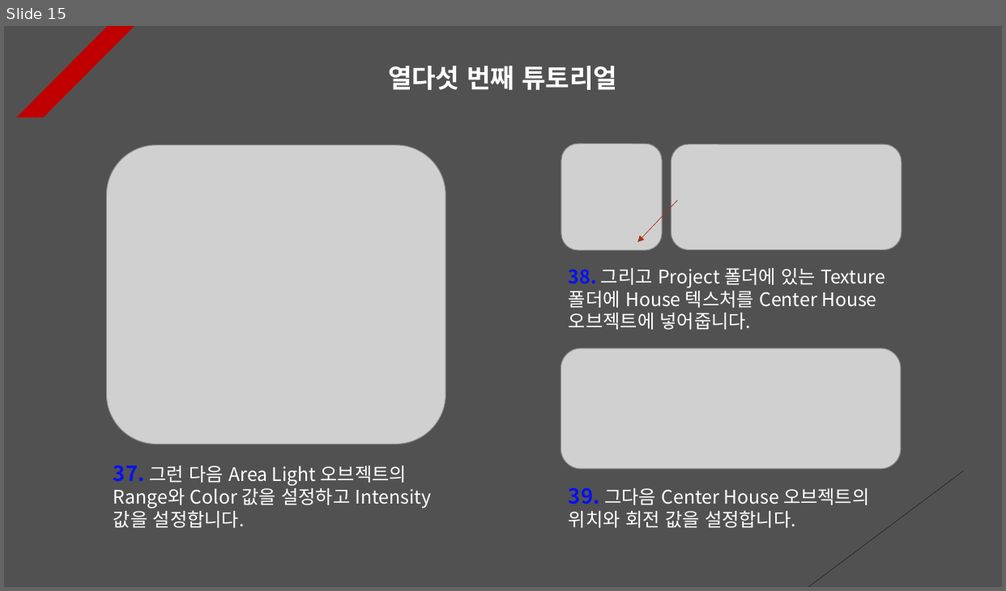
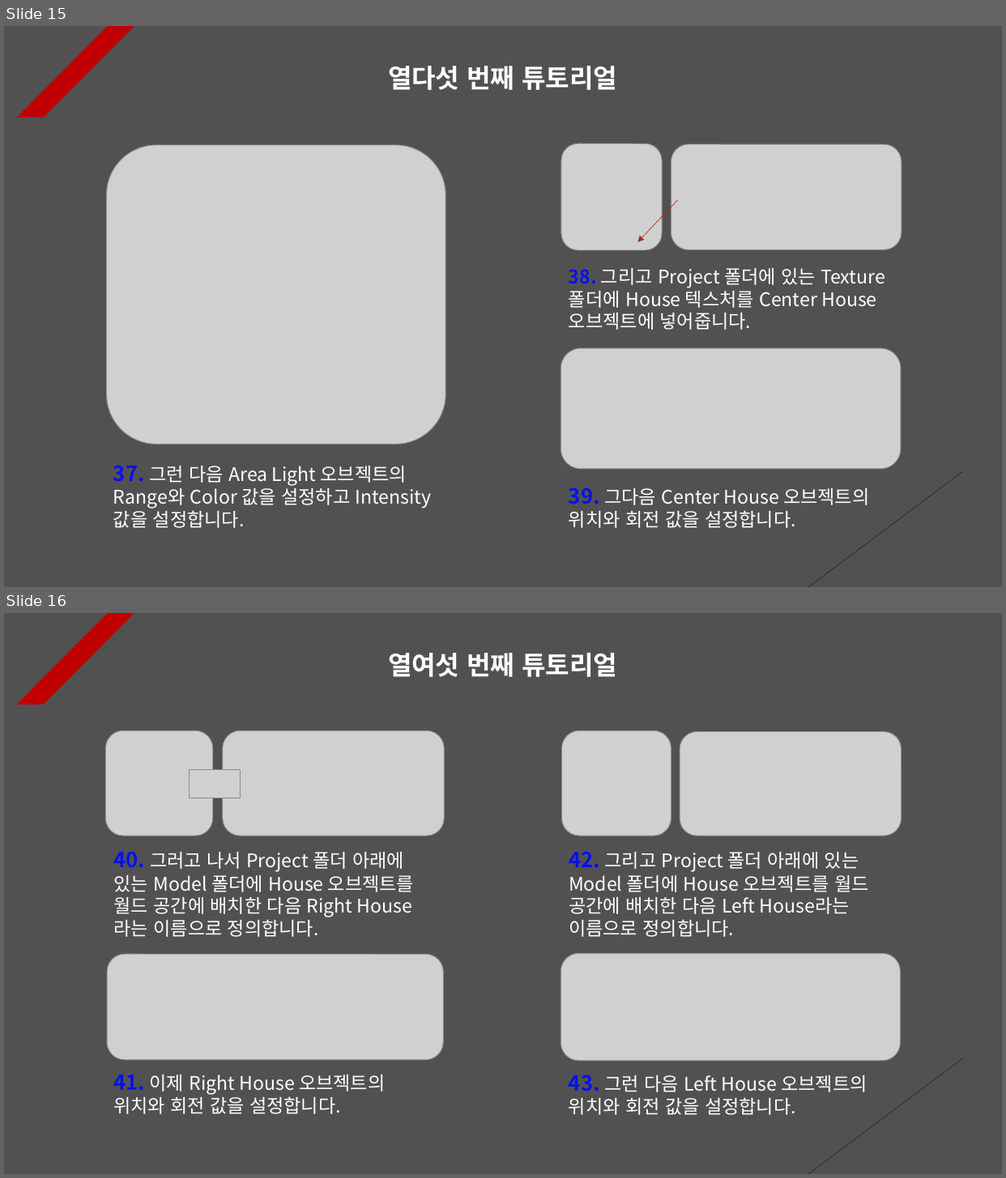
Before and after one commit to Unity2033/3D-UnityEngine, a slide deck: Assets/Class/Light/PPT Data/Light Example.pptx. Shown one above the other, each under a label of ours: slide 15 before the commit, slides 15 and 16 after it. The pictures are 1006x591 and 1006x1178 pixels, drawn with LibreOffice and Linux fonts; fonts in the diff are those of the drawing; grey boxes stand for pictures. Boxes give left, top, right and bottom in pixels: in the first picture for what was removed or moved away, otherwise in the second. Text is boxed around its words. In the diff, an @@ line names an element or a change of style, - is before the commit and + after.

```diff
--- a/Assets/Class/Light/PPT Data/Light Example.pptx
+++ b/Assets/Class/Light/PPT Data/Light Example.pptx
@@ slide 16 added at (4,613,1002,1174), background #515151; not listed: 2 template elements that a slide beside it also shows @@
@@ text added at (388,653,617,677), 25 pt, text #FFFFFF, bold @@
+열여섯 번째 튜토리얼
@@ picture added at (106,730,213,835) @@
@@ picture added at (223,730,444,835) @@
@@ picture added at (562,730,671,835) @@
@@ picture added at (680,732,901,836) @@
@@ picture added at (189,769,240,798) @@
@@ text added at (114,851,414,937), 18 pt, text #FFFFFF @@
+40. 그러고 나서 Project 폴더 아래에 있는 Model 폴더에 House 오브젝트를 월드 공간에 배치한 다음 Right House라는 이름으로 정의합니다.
@@ text added at (569,851,869,937), 18 pt, text #FFFFFF @@
+42. 그리고 Project 폴더 아래에 있는 Model 폴더에 House 오브젝트를 월드 공간에 배치한 다음 Left House라는 이름으로 정의합니다.
@@ picture added at (108,954,444,1060) @@
@@ picture added at (561,954,900,1061) @@
@@ text added at (113,1075,385,1114), 18 pt, text #FFFFFF @@
+41. 이제 Right House 오브젝트의 위치와 회전 값을 설정합니다.
@@ text added at (569,1075,867,1115), 18 pt, text #FFFFFF @@
+43. 그런 다음 Left House 오브젝트의 위치와 회전 값을 설정합니다.
```
Also in this commit, not shown: 1 slide changed, 1 other slide added, 27 other files.
